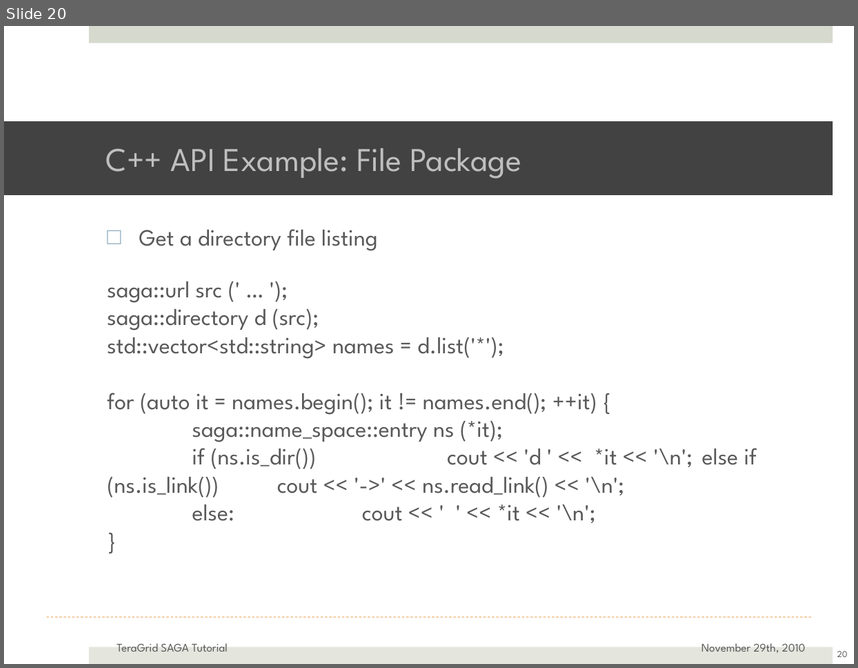
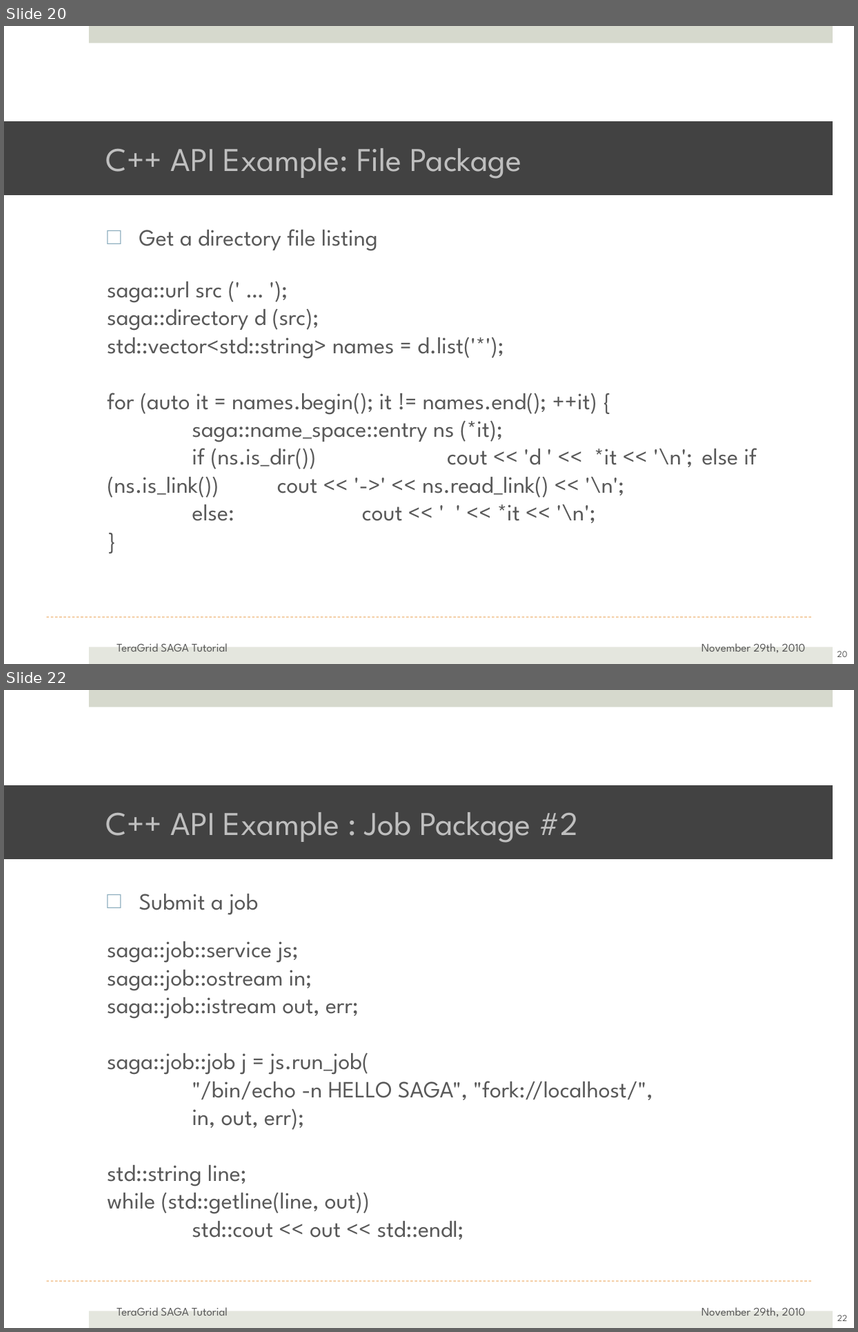
Before and after one commit to saga-project/saga-cpp-legacy-projects, a slide deck: tutorial/general_tutorial/SAGA-API-levels.pptx. Shown one above the other, each under a label of ours: slide 20 before the commit, slides 20 and 22 after it; the slides between them are not shown. The pictures are 858x668 and 858x1332 pixels, drawn with LibreOffice and Linux fonts; fonts in the diff are those of the drawing; background and template pictures are left out. Boxes give left, top, right and bottom in pixels: in the first picture for what was removed or moved away, otherwise in the second. Text is boxed around its words. In the diff, an @@ line names an element or a change of style, - is before the commit and + after.

```diff
--- a/tutorial/general_tutorial/SAGA-API-levels.pptx
+++ b/tutorial/general_tutorial/SAGA-API-levels.pptx
@@ slide 22 added at [4, 690, 854, 1328], background #FFFFFF; not listed: 3 template elements that a slide beside it also shows @@
@@ title added at [4, 785, 833, 858], fill #424242, 40 pt, text #BFBFBF @@
+C++ API Example : Job Package #2
@@ text added at [107, 894, 653, 1239], 28 pt, text #595959 @@
+□ Submit a job
+saga::job::service js;
+saga::job::ostream in;
+saga::job::istream out, err;
+saga::job::job j = js.run_job(
+"/bin/echo -n HELLO SAGA", "fork://localhost/",
+in, out, err);
+std::string line;
+while (std::getline(line, out))
+std::cout << out << std::endl;
@@ text added at [116, 1307, 228, 1315], 14 pt, text #595959 @@
+TeraGrid SAGA Tutorial
@@ text added at [702, 1307, 806, 1317], 14 pt, text #595959 @@
+November 29th, 2010
@@ page number added at [838, 1314, 847, 1321], 11 pt, text #595959 @@
+22
```
Also in this commit, not shown: 7 slides changed, 1 other file.
